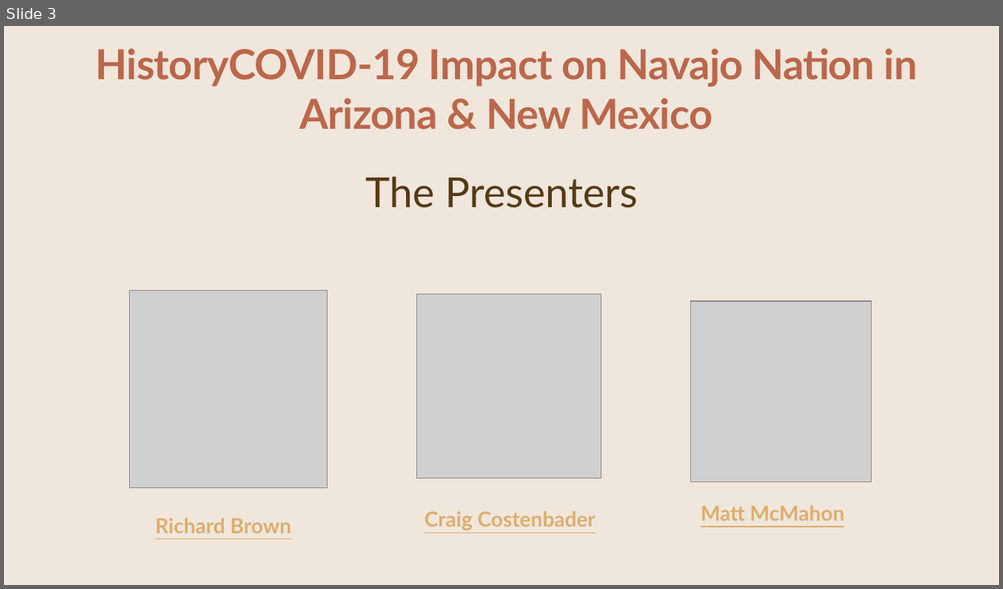
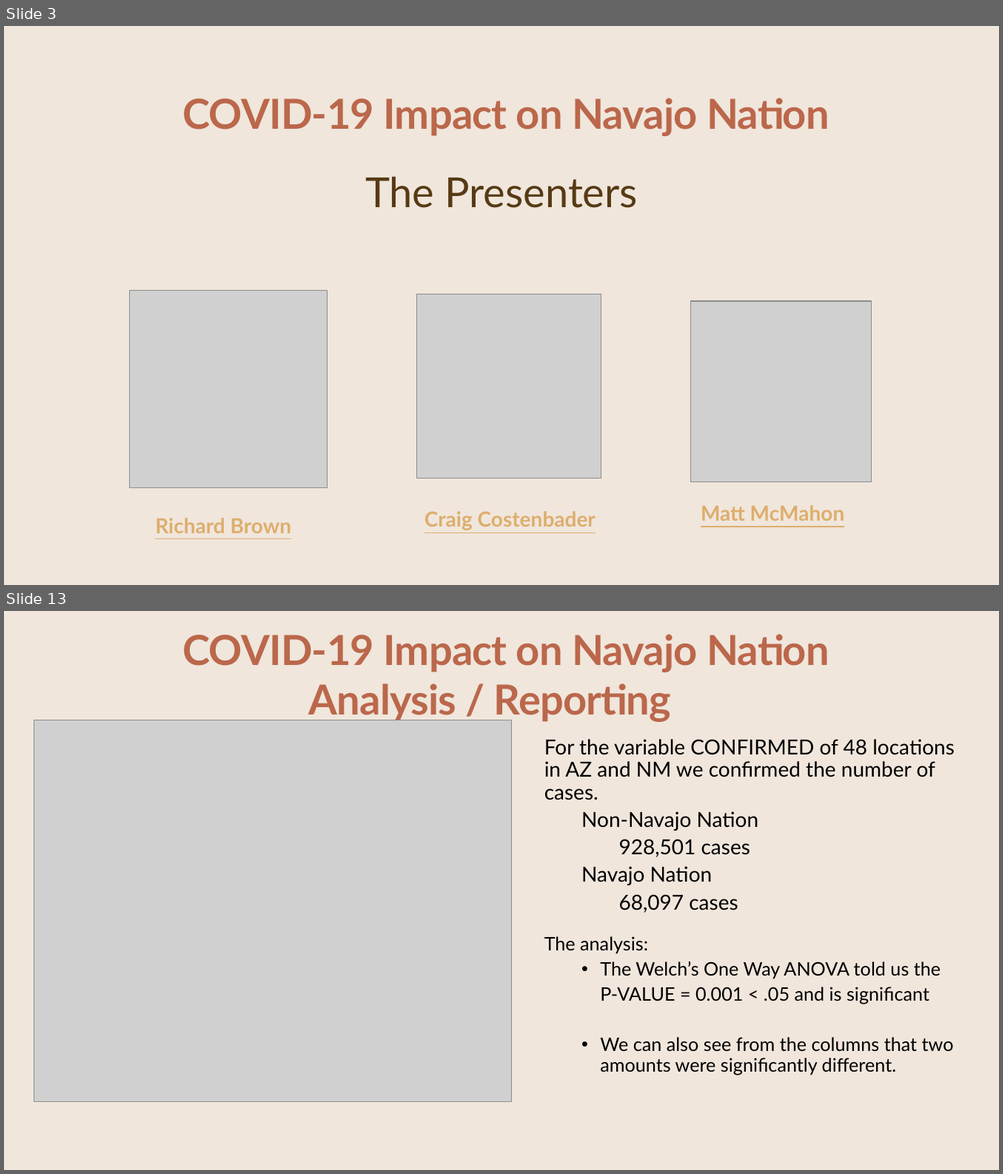
Before and after one commit to CCostenbader/Covid-19-effects-on-the-Navajo-Nation-Indian-Tribe, a slide deck: PPCRAIG.pptx. Shown one above the other, each under a label of ours: slide 3 before the commit, slides 3 and 13 after it; the slides between them are not shown. The pictures are 1003x589 and 1003x1174 pixels, drawn with LibreOffice and Linux fonts; fonts in the diff are those of the drawing; grey boxes stand for pictures; background and template pictures are left out. Boxes give left, top, right and bottom in pixels: in the first picture for what was removed or moved away, otherwise in the second. Text is boxed around its words. In the diff, an @@ line names an element or a change of style, - is before the commit and + after.

```diff
--- a/PPCRAIG.pptx
+++ b/PPCRAIG.pptx
@@ slide 13 added at [4,611,999,1170], background #F0E6DC @@
@@ text added at [183,634,829,672], 40 pt, text #BB674B, bold @@
+COVID-19 Impact on Navajo Nation
@@ title added at [308,684,671,722], 40 pt, text #BB674B, bold @@
+Analysis / Reporting
@@ picture added at [34,720,512,1101] @@
@@ text added at [544,739,954,1075], 18 pt, text #000000 @@
+For the variable CONFIRMED of 48 locations in AZ and NM we confirmed the number of cases.
+  Non-Navajo Nation
+    928,501 cases
+  Navajo Nation
+    68,097 cases
+The analysis:
+  • The Welch’s One Way ANOVA told us the
+  P-VALUE = 0.001 < .05 and is significant
+  • We can also see from the columns that two amounts were significantly different.
@@ slide 3 changed as well @@
@@ text at [183,98,829,136]: text changed @@
-HistoryCOVID-19 Impact on Navajo Nation in Arizona & New Mexico
+COVID-19 Impact on Navajo Nation
```
Also in this commit, not shown: 6 other slides changed, 10 other slides added, 13 slides removed, 5 other files.
